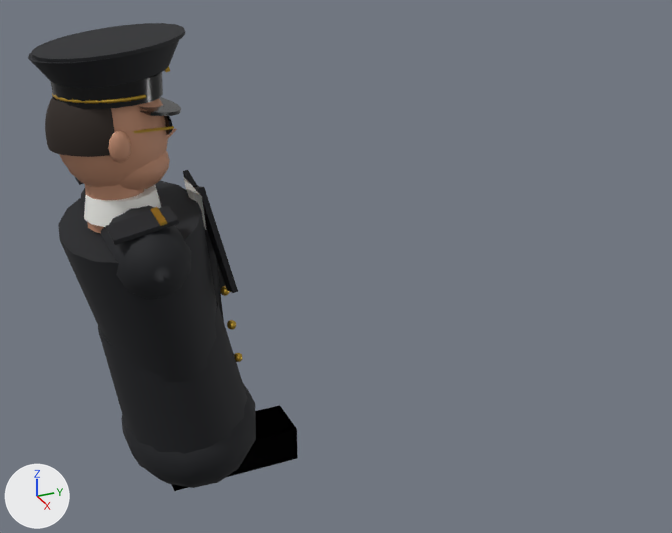
Renders of the glTF model public/models/pilot-b737-first-officer.glb from each side of a commit.
Rendered twice from a 50 mm camera at (1.587, -0.396, 1.131) aimed at (-0.044, 0.338, 0.315). Lighting does not change. The marker at lower left points along +X, +Y and +Z. The first picture is the older version. Where no turn or scale is listed for an object, it has been applied to the vertices.

Before the edit, the objects in view are built like this:
```python
me_mesh_0 = bpy.data.meshes.new('Mesh_0')
me_mesh_0.from_pydata(...)  # 137 vertices, 252 faces; spans x -0.18..0.18, y -0.14..0.119, z -0.051..0.169
me_mesh_0.materials.append(mat_pilot_airline_trousers)  # black #15171c
ob_pilot_arm_l_fore = bpy.data.objects.new('Pilot_Arm_L_Fore', None)
ob_pilot_arm_l_fore.parent = ob_pilot_arm_l
ob_pilot_arm_l_fore.location = (0.0, 0.0, 0.0)
ob_pilot_arm_l_hand = bpy.data.objects.new('Pilot_Arm_L_Hand', None)
ob_pilot_arm_l_hand.parent = ob_pilot_arm_l
ob_pilot_arm_l_hand.location = (0.0, 0.0, 0.0)
ob_pilot_arm_l_upper = bpy.data.objects.new('Pilot_Arm_L_Upper', None)
ob_pilot_arm_l_upper.parent = ob_pilot_arm_l
ob_pilot_arm_l_upper.location = (0.0, 0.0, 0.0)
ob_pilot_arm_r_fore = bpy.data.objects.new('Pilot_Arm_R_Fore', None)
ob_pilot_arm_r_fore.parent = ob_pilot_arm_r
ob_pilot_arm_r_fore.location = (0.0, 0.0, 0.0)
ob_pilot_arm_r_hand = bpy.data.objects.new('Pilot_Arm_R_Hand', None)
ob_pilot_arm_r_hand.parent = ob_pilot_arm_r
ob_pilot_arm_r_hand.location = (0.0, 0.0, 0.0)
ob_pilot_arm_r_upper = bpy.data.objects.new('Pilot_Arm_R_Upper', None)
ob_pilot_arm_r_upper.parent = ob_pilot_arm_r
ob_pilot_arm_r_upper.location = (0.0, 0.0, 0.0)
ob_pilot_leg_l_shin = bpy.data.objects.new('Pilot_Leg_L_Shin', None)
ob_pilot_leg_l_shin.parent = ob_pilot_leg_l
ob_pilot_leg_l_shin.location = (0.0, 0.0, 0.0)
ob_pilot_leg_l_thigh = bpy.data.objects.new('Pilot_Leg_L_Thigh', None)
ob_pilot_leg_l_thigh.parent = ob_pilot_leg_l
ob_pilot_leg_l_thigh.location = (0.0, 0.0, 0.0)
ob_pilot_torso_pilot_airline_trousers = bpy.data.objects.new('Pilot_Torso_pilot-airline-trousers', me_mesh_0)
ob_pilot_torso_pilot_airline_trousers.location = (0.0, 0.0, 0.0)
# also in view: 'Pilot_Head_pilot-airline-cap-visor' at (0.0, -0.092, 0.737); 'Pilot_Head_pilot-civil-skin' at (0.0, -0.097, 0.643); 'Pilot_Head_pilot-airline-hair' at (0.0, -0.168, 0.699); 'Pilot_Torso_pilot-airline-uniform' at (0.0, -0.055, 0.314); 'Pilot_Leg_L_Foot_pilot-airline-shoes' at (0.0, 0.07, -0.016)
```
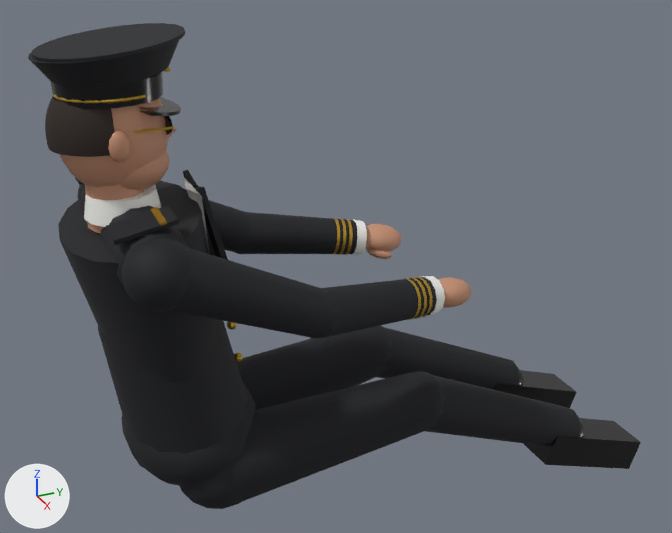
Not drawn themselves, but carrying or shaping drawn objects: ob_pilot_arm_l_upper, ob_pilot_arm_l_fore, ob_pilot_arm_l_hand, ob_pilot_arm_r_upper, ob_pilot_arm_r_fore, ob_pilot_arm_r_hand, ob_pilot_leg_l_thigh, ob_pilot_leg_l_shin, ob_pilot_leg_l_foot, ob_pilot_leg_r_thigh, ob_pilot_leg_r_shin, ob_pilot_leg_r_foot.

Diff of the bpy script that builds the scene:
```diff
--- a/public/models/pilot-b737-first-officer.glb.py
+++ b/public/models/pilot-b737-first-officer.glb.py
@@ ob_pilot_arm_l_upper @@
 ob_pilot_arm_l_upper.parent = ob_pilot_arm_l
-ob_pilot_arm_l_upper.location = (0.0, 0.0, 0.0)
+ob_pilot_arm_l_upper.location = (-0.2, -0.0877, 0.482)
+ob_pilot_arm_l_upper.rotation_euler = (-2.004, -0.0355, 0.0555)  # degrees (-115, -2, 3.2)
+ob_pilot_arm_l_upper.scale = (1.0, 1.0, 1.02)
@@ ob_pilot_arm_l_fore @@
 ob_pilot_arm_l_fore.parent = ob_pilot_arm_l
-ob_pilot_arm_l_fore.location = (0.0, 0.0, 0.0)
+ob_pilot_arm_l_fore.location = (-0.211, 0.19, 0.354)
+ob_pilot_arm_l_fore.rotation_euler = (-1.718, 0.164, -0.19)  # degrees (-98, 9.4, -11)
+ob_pilot_arm_l_fore.scale = (1.0, 1.0, 1.02)
@@ ob_pilot_arm_l_hand @@
 ob_pilot_arm_l_hand.parent = ob_pilot_arm_l
-ob_pilot_arm_l_hand.location = (0.0, 0.0, 0.0)
+ob_pilot_arm_l_hand.location = (-0.168, 0.449, 0.315)
+ob_pilot_arm_l_hand.rotation_euler = (-1.718, 0.164, -0.19)  # degrees (-98, 9.4, -11)
@@ ob_pilot_arm_r_upper @@
 ob_pilot_arm_r_upper.parent = ob_pilot_arm_r
-ob_pilot_arm_r_upper.location = (0.0, 0.0, 0.0)
+ob_pilot_arm_r_upper.location = (0.2, -0.0877, 0.482)
+ob_pilot_arm_r_upper.rotation_euler = (-2.004, 0.0164, -0.0256)  # degrees (-115, 0.9, -1.5)
+ob_pilot_arm_r_upper.scale = (1.0, 1.0, 1.02)
@@ ob_pilot_arm_r_fore @@
 ob_pilot_arm_r_fore.parent = ob_pilot_arm_r
-ob_pilot_arm_r_fore.location = (0.0, 0.0, 0.0)
+ob_pilot_arm_r_fore.location = (0.205, 0.191, 0.353)
+ob_pilot_arm_r_fore.rotation_euler = (-1.717, -0.183, 0.212)  # degrees (-98, -10, 12)
+ob_pilot_arm_r_fore.scale = (1.0, 1.0, 1.02)
@@ ob_pilot_arm_r_hand @@
 ob_pilot_arm_r_hand.parent = ob_pilot_arm_r
-ob_pilot_arm_r_hand.location = (0.0, 0.0, 0.0)
+ob_pilot_arm_r_hand.location = (0.157, 0.449, 0.315)
+ob_pilot_arm_r_hand.rotation_euler = (-1.717, -0.183, 0.212)  # degrees (-98, -10, 12)
@@ ob_pilot_leg_l_thigh @@
 ob_pilot_leg_l_thigh.parent = ob_pilot_leg_l
-ob_pilot_leg_l_thigh.location = (0.0, 0.0, 0.0)
+ob_pilot_leg_l_thigh.location = (-0.095, 0.02, 0.0)
+ob_pilot_leg_l_thigh.rotation_euler = (-1.462, -0.052, 0.0466)  # degrees (-84, -3, 2.7)
@@ ob_pilot_leg_l_shin @@
 ob_pilot_leg_l_shin.parent = ob_pilot_leg_l
-ob_pilot_leg_l_shin.location = (0.0, 0.0, 0.0)
+ob_pilot_leg_l_shin.location = (-0.118, 0.457, 0.0479)
+ob_pilot_leg_l_shin.rotation_euler = (-1.985, -0.00253, 0.00387)  # degrees (-114, -0.1, 0.2)
@@ ob_pilot_leg_l_foot @@
 ob_pilot_leg_l_foot.parent = ob_pilot_leg_l
-ob_pilot_leg_l_foot.location = (0.0, 0.0, 0.0)
+ob_pilot_leg_l_foot.location = (-0.119, 0.85, -0.125)
+ob_pilot_leg_l_foot.rotation_euler = (-0.337, 0.0, 0.0)  # degrees (-19, 0, 0)
@@ ob_pilot_leg_r_thigh @@
 ob_pilot_leg_r_thigh.parent = ob_pilot_leg_r
-ob_pilot_leg_r_thigh.location = (0.0, 0.0, 0.0)
+ob_pilot_leg_r_thigh.location = (0.095, 0.02, 0.0)
+ob_pilot_leg_r_thigh.rotation_euler = (-1.463, 0.0622, -0.0559)  # degrees (-84, 3.6, -3.2)
@@ ob_pilot_leg_r_shin @@
 ob_pilot_leg_r_shin.parent = ob_pilot_leg_r
-ob_pilot_leg_r_shin.location = (0.0, 0.0, 0.0)
+ob_pilot_leg_r_shin.location = (0.122, 0.457, 0.0473)
+ob_pilot_leg_r_shin.rotation_euler = (-1.984, 0.0162, -0.0247)  # degrees (-114, 0.9, -1.4)
@@ ob_pilot_leg_r_foot @@
 ob_pilot_leg_r_foot.parent = ob_pilot_leg_r
-ob_pilot_leg_r_foot.location = (0.0, 0.0, 0.0)
+ob_pilot_leg_r_foot.location = (0.129, 0.85, -0.125)
+ob_pilot_leg_r_foot.rotation_euler = (-0.337, 0.0, 0.0)  # degrees (-19, 0, 0)
```

Changed parts and their boxes [x1, y1, x2, y2] in the pictures (672 x 533 px):
'Pilot_Leg_R_Thigh_pilot-airline-trousers', moved, turned (not visible before)
    after: [180, 371, 445, 509]
'Pilot_Arm_R_Upper_pilot-airline-uniform', moved, turned, rescaled (not visible before)
    after: [122, 238, 340, 338]
'Pilot_Leg_L_Thigh_pilot-airline-trousers', moved, turned
    before: [204, 227, 224, 321]
    after: [236, 326, 392, 410]
'Pilot_Leg_R_Shin_pilot-airline-trousers', moved, turned (not visible before)
    after: [426, 376, 580, 446]
'Pilot_Leg_L_Shin_pilot-airline-trousers', moved, turned (not visible before)
    after: [377, 328, 519, 389]
'Pilot_Leg_L_Foot_pilot-airline-shoes', moved, turned
    before: [171, 405, 298, 491]
    after: [493, 368, 576, 408]
'Pilot_Arm_R_Fore_pilot-airline-uniform', moved, turned, rescaled (not visible before)
    after: [321, 277, 437, 337]
'Pilot_Arm_L_Fore_pilot-airline-uniform', moved, turned, rescaled (not visible before)
    after: [243, 212, 358, 254]
'Pilot_Leg_R_Foot_pilot-airline-shoes', moved, turned (not visible before)
    after: [523, 418, 641, 469]
'Pilot_Arm_L_Upper_pilot-airline-uniform', moved, turned, rescaled (not visible before)
    after: [77, 184, 254, 254]
'Pilot_Arm_L_Hand_pilot-civil-skin', moved, turned (not visible before)
    after: [365, 224, 402, 259]
'Pilot_Arm_R_Hand_pilot-civil-skin', moved, turned (not visible before)
    after: [438, 277, 472, 308]
'Pilot_Arm_R_Fore_pilot-airline-gold', moved, turned, rescaled (not visible before)
    after: [399, 277, 433, 320]
'Pilot_Arm_L_Fore_pilot-airline-gold', moved, turned, rescaled (not visible before)
    after: [332, 218, 353, 255]
'Pilot_Arm_R_Hand_pilot-airline-shirt', moved, turned (not visible before)
    after: [423, 276, 445, 316]
'Pilot_Arm_L_Hand_pilot-airline-shirt', moved, turned (not visible before)
    after: [351, 219, 367, 255]
